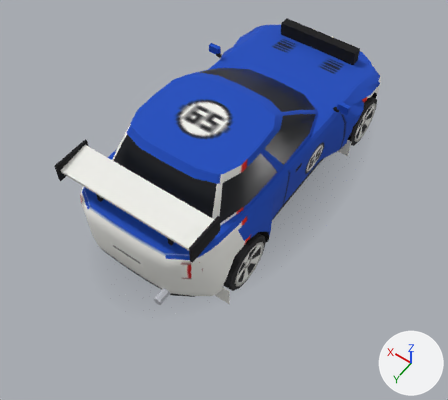
One commit to the glTF model modelos/rebojo.glb: the scene before it, then after it.
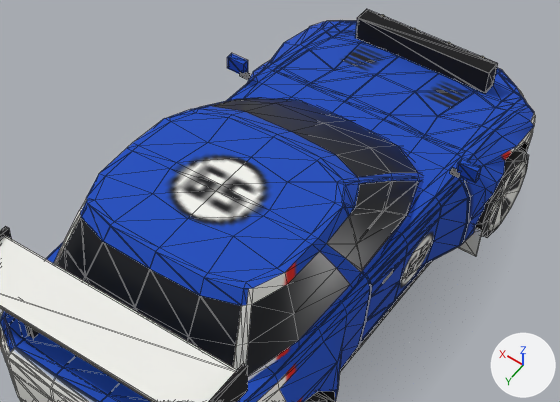
Each version appears first whole from a 50 mm lens placed at (-2.6, 4.0, 5.5), pointed at (-0.18, 0.61, 0.18), and next in a close-up on the part from 18% to 88% of the width and 3% to 59% of the height. Lighting does not change. The marker at lower right points along +X, +Y and +Z. The first two pictures are the older version. The close-ups show mesh edges as thin lines. Where no turn or scale is listed for an object, it has been applied to the vertices. Vertices at exactly the same position are counted once.

In view in the first close-up: 'Capo_malha', 'Carroceria', 'Porta_D_malha', 'Roda_DD', 'Tampa_malha' and 2 more.
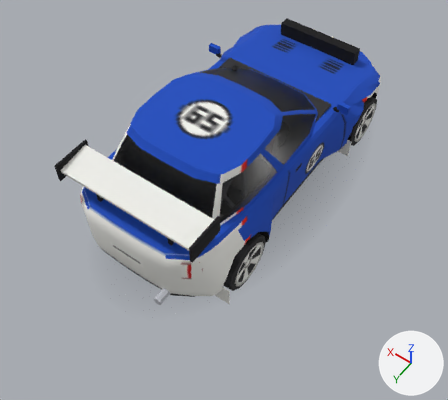
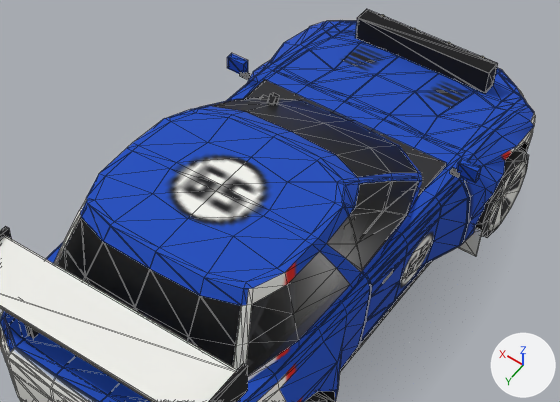
Pixel boxes [x1, y1, x2, y2] of what changed, in the close-ups (560 x 402 px):
'Interior', reshaped (not visible before): after [244, 79, 446, 196]
part 1 of me_carroceria_001, deleted (mostly hidden): before [289, 97, 424, 196]
part 2 of me_interior, added: after [244, 79, 446, 196]
part 3 of me_interior, built on (mostly hidden): after [268, 93, 418, 189]

What the commit changed:
Material 'Banco' (mat_banco) is new.
Its base color is (0.893, 0.873, 0.813) (white #f3f0e9).
Its roughness is 1.0.
Material 'Forro' (mat_forro) is new.
Its base color is (0.029, 0.029, 0.0323) (dark grey #303032).
Its roughness is 1.0.
me_carroceria_001 is used by ob_carroceria; location (0.0, 0.0, 0.0).
me_carroceria_001 had 914 vertices, 1650 faces and spanned x -0.94..0.94, y -2.02..2.03, z 0.06..1.35.
me_carroceria_001 now has 890 vertices, 1582 faces and spans x -0.94..0.94, y -2.02..2.03, z 0.06..1.35.
Part 1, on me_carroceria_001:
24 vertices are removed from x -0.44..0.44, y -0.38..1.53, z 0.86..0.91.
68 faces are deleted.
me_interior is used by ob_interior; location (0.0, 0.0, 0.0).
me_interior had 24 vertices, 36 faces and spanned x -0.7..0.7, y -1.67..1.05, z 0.3..1.2.
me_interior no longer uses material mat_caixa (black #101013).
me_interior now has 404 vertices, 568 faces and spans x -0.74..0.74, y -1.67..1.83, z 0.27..1.28.
me_interior part 2: a new loose piece, a box spanning x -0.67..0.67, y -0.7..-0.34, z 0.58..0.85, in mat_forro (dark grey #303032).
me_interior part 3: 8 vertices removed from x -0.49..0.49, y 0.3..1.05, z 0.76..1.2; 248 vertices added at x -0.71..0.71, y -0.57..1.7, z 0.27..1.28.
Other edits to the shape of me_interior do not show in these pictures.
me_interior gains material mat_forro (dark grey #303032).
me_interior gains material mat_banco (white #f3f0e9).
me_interior gains material mat_cromo (light grey #b9bcc3).
me_interior gains material mat_preto (black #101013).
